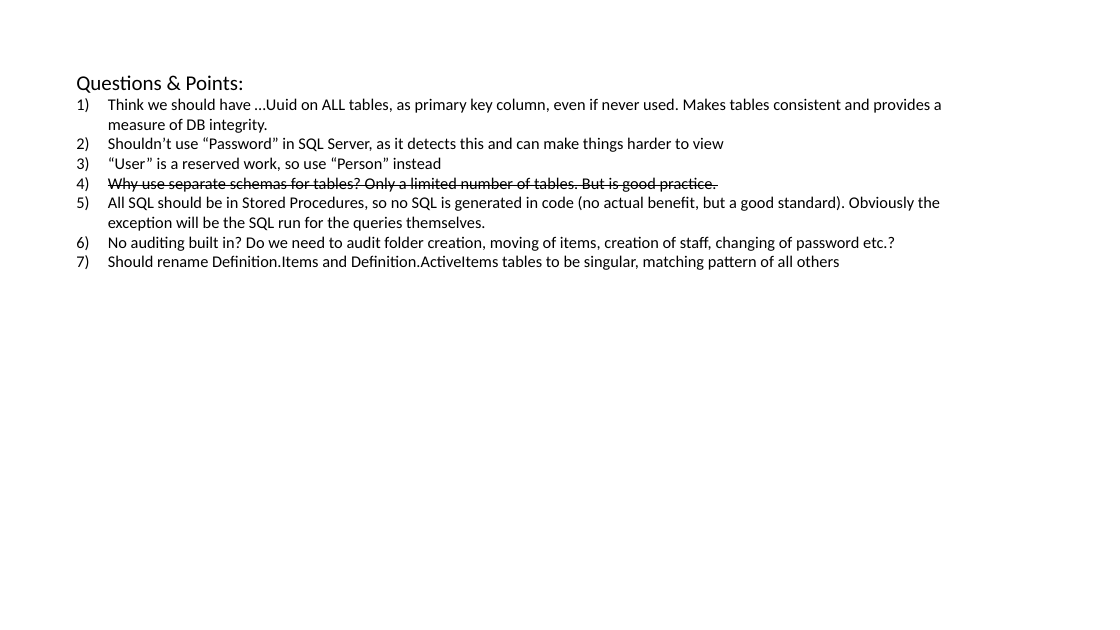
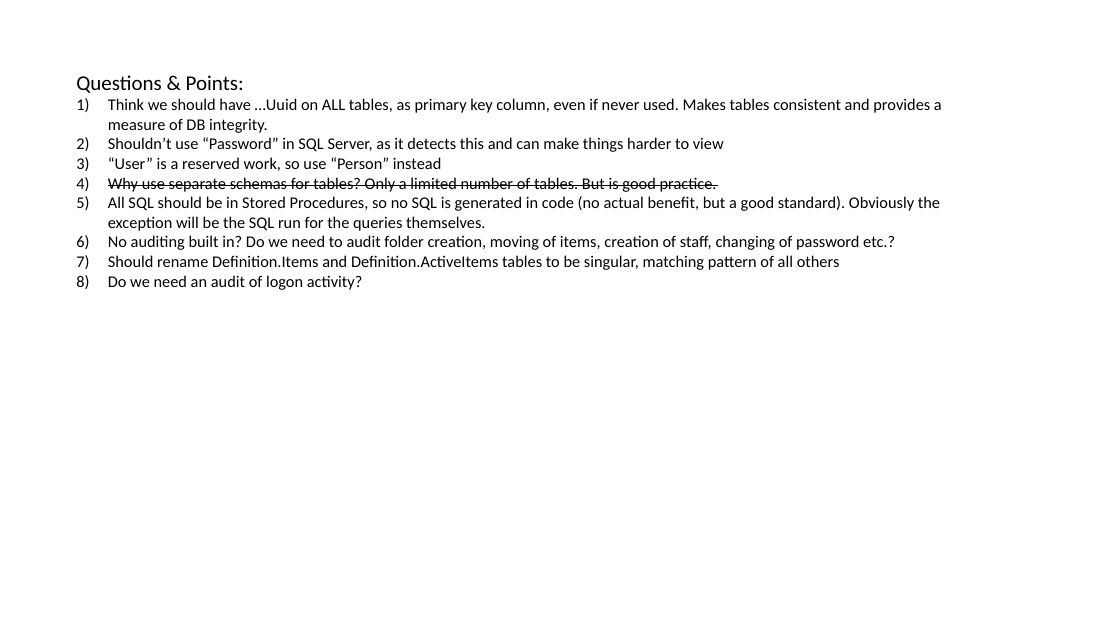
Before and after one commit to endeavourhealth/Enterprise, a slide deck: slide 3 of Documents/Administration Schema ERD.pptx. Drawn at 1120x630 pixels with LibreOffice and Linux fonts; fonts in the diff are those of the drawing. Boxes give left, top, right and bottom in pixels: in the first picture for what was removed or moved away, otherwise in the second. Text is boxed around its words. In the diff, an @@ line names an element or a change of style, - is before the commit and + after.

Commit message:
Update

```diff
--- a/Documents/Administration Schema ERD.pptx
+++ b/Documents/Administration Schema ERD.pptx
@@ text at bbox=[108, 275, 362, 290]: paragraph added @@
+8) Do we need an audit of logon activity?
```
